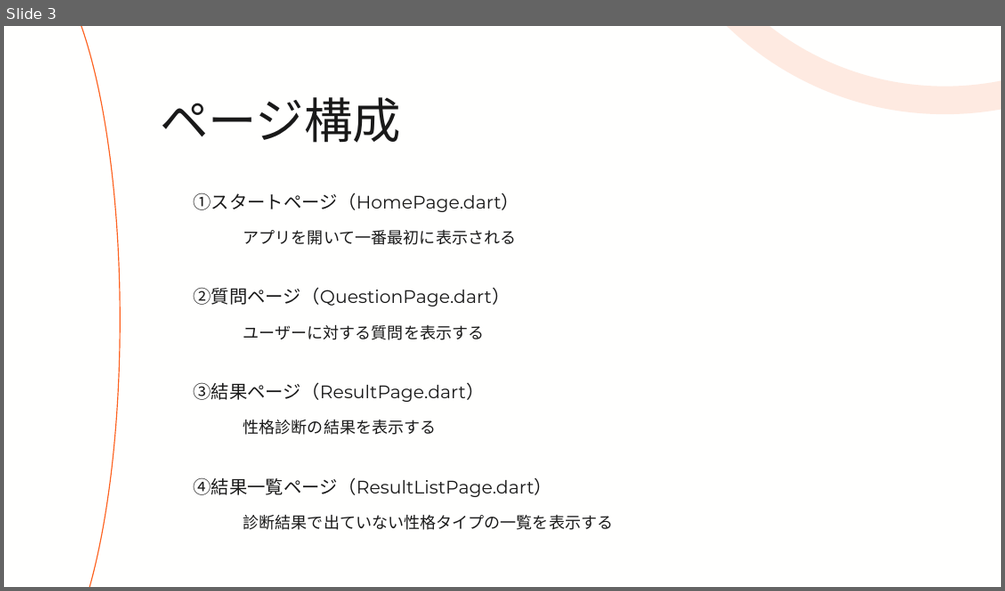
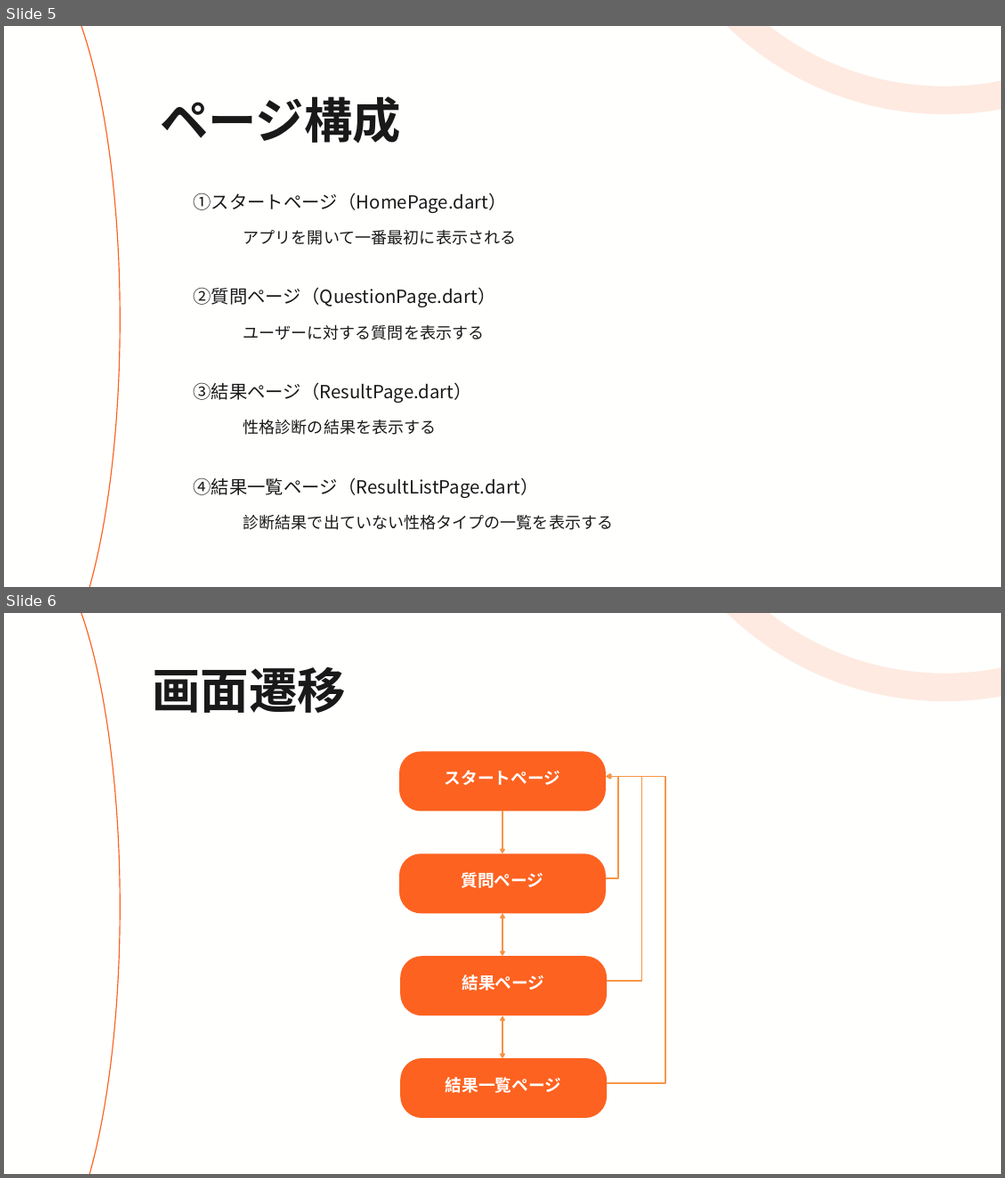
Before and after one commit to runam00/flutterMock, a slide deck: プレゼン資料.pptx. Shown one above the other, each under a label of ours: slide 3 before the commit, slides 5 and 6 after it. The pictures are 1005x591 and 1005x1178 pixels, drawn with LibreOffice and Linux fonts; fonts in the diff are those of the drawing. Boxes give left, top, right and bottom in pixels: in the first picture for what was removed or moved away, otherwise in the second. Text is boxed around its words. In the diff, an @@ line names an element or a change of style, - is before the commit and + after.

```diff
--- a/プレゼン資料.pptx
+++ b/プレゼン資料.pptx
@@ slide 6 added at bbox=[4, 613, 1001, 1174], background #FFFFFE @@
@@ freeform shape added at bbox=[4, 613, 120, 1174], outline #FD6220 1.5 pt @@
@@ freeform shape added at bbox=[645, 613, 1001, 687], outline #FD6220 40.5 pt @@
@@ text added at bbox=[152, 667, 346, 713], 70 pt, text #191919, bold @@
+画面遷移
@@ freeform shape added at bbox=[399, 752, 606, 811], fill #FD6220 @@
@@ text added at bbox=[445, 770, 560, 785], 24 pt, text #FFFEFE, bold @@
+スタートページ
@@ elbow arrow added from (606, 878) to (606, 777), #F79646 2.25 pt @@
@@ elbow arrow added from (607, 981) to (606, 777), #F79646 2.25 pt @@
@@ elbow arrow added from (607, 1083) to (606, 777), #F79646 2.25 pt @@
@@ elbow arrow added from (502, 811) to (502, 853), #F79646 2.25 pt @@
@@ freeform shape added at bbox=[399, 853, 606, 914], fill #FD6220 @@
@@ text added at bbox=[461, 872, 544, 888], 24 pt, text #FFFEFE, bold @@
+質問ページ
@@ double arrow added from (502, 913) to (502, 956), #F69240 2.25 pt @@
@@ freeform shape added at bbox=[400, 956, 607, 1015], fill #FD6220 @@
@@ text added at bbox=[462, 974, 545, 990], 24 pt, text #FFFEFE, bold @@
+結果ページ
@@ double arrow added from (502, 1015) to (502, 1058), #F69240 2.25 pt @@
@@ freeform shape added at bbox=[400, 1058, 607, 1118], fill #FD6220 @@
@@ text added at bbox=[445, 1077, 561, 1093], 24 pt, text #FFFEFE, bold @@
+結果一覧ページ
@@ what was slide 3 is now slide 5 @@
@@ slide 5 changed as well @@
@@ text "ページ構成" at bbox=[160, 96, 401, 143]: font Calibri to Noto Sans CJK JP, bold on @@
@@ font Montserrat to Noto Sans CJK JP in 4 elements at bbox=[193, 382, 472, 402], bbox=[193, 192, 507, 213], bbox=[193, 287, 495, 307], bbox=[193, 477, 538, 498] @@
```
Also in this commit, not shown: 6 other slides changed, 7 other slides added.
